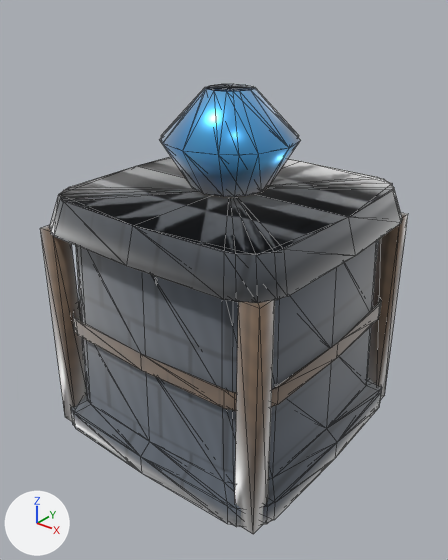
The glTF model public/assets/models/buildings/auto_rebuilder.glb, before and after one commit.
Both versions are drawn from a camera (50 mm lens) standing at (2.69, -3.44, 3.32) and looking at (0.04, -0.12, 1.27). Every picture has the same lights, and +X, +Y and +Z are marked at lower left. The picture after the commit comes second. Mesh edges are drawn as thin lines. Where no turn or scale is listed for an object, it has been applied to the vertices. Vertices at exactly the same position are counted once.

Before the edit, the objects in view are built like this:
```python
ob_lod0_prod_prop = bpy.data.objects.new('LOD0_PROD_prop', me_lod0_prod_prop_006)
ob_lod0_prod_prop.location = (0.0, 0.0, 0.0)
ob_lod0_prod_shell = bpy.data.objects.new('LOD0_PROD_shell', me_lod0_prod_shell_006)
ob_lod0_prod_shell.location = (0.0, 0.0, 0.0)
ob_lod1_prod_prop = bpy.data.objects.new('LOD1_PROD_prop', me_lod1_prod_prop_006)
ob_lod1_prod_prop.location = (0.0, 0.0, 0.0)
ob_lod1_prod_shell = bpy.data.objects.new('LOD1_PROD_shell', me_lod1_prod_shell_006)
ob_lod1_prod_shell.location = (0.0, 0.0, 0.0)
ob_lod2_prod_prop = bpy.data.objects.new('LOD2_PROD_prop', me_lod2_prod_prop_006)
ob_lod2_prod_prop.location = (0.0, 0.0, 0.0)
ob_lod2_prod_shell = bpy.data.objects.new('LOD2_PROD_shell', me_lod2_prod_shell_006)
ob_lod2_prod_shell.location = (0.0, 0.0, 0.0)
```
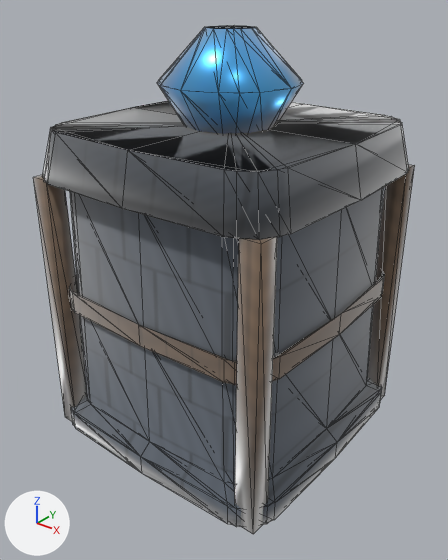
Where the change shows, as pixel boxes (x1, y1, x2, y2) in the pictures (448 x 560 px; the box of a moved part takes in the faces that stretch with it):
'LOD0_PROD_shell', reshaped (15% taller): before (40, 157, 408, 534); after (33, 101, 415, 534)
'LOD0_PROD_prop', moved: before (161, 84, 301, 197); after (159, 25, 304, 134)
'LOD1_PROD_shell', reshaped (15% taller): before (51, 157, 403, 527); after (44, 101, 409, 527)
'LOD2_PROD_shell', reshaped: before (61, 159, 391, 247); after (51, 101, 394, 172)
'LOD1_PROD_prop', moved: before (159, 85, 299, 197); after (157, 25, 301, 134)
'LOD2_PROD_prop', moved: before (208, 84, 253, 90); after (213, 25, 247, 29)
part 2 of me_lod0_prod_shell_006, moved or reshaped: before (49, 157, 401, 303); after (43, 101, 408, 240)
part 3 of me_lod0_prod_shell_006, moved or reshaped: before (73, 300, 380, 409); after (69, 277, 384, 383)
part 4 of me_lod0_prod_shell_006, moved or reshaped: before (142, 268, 366, 534); after (139, 210, 366, 534)
part 5 of me_lod0_prod_shell_006, moved or reshaped: before (40, 225, 150, 442); after (33, 175, 150, 442)
part 6 of me_lod0_prod_shell_006, moved or reshaped: before (332, 212, 408, 399); after (335, 164, 415, 399)
part 8 of me_lod1_prod_shell_006, moved or reshaped: before (51, 157, 403, 302); after (44, 101, 409, 239)
part 9 of me_lod1_prod_shell_006, moved or reshaped: before (73, 297, 382, 411); after (69, 271, 385, 385)
part 10 of me_lod1_prod_shell_006, moved or reshaped (mostly hidden): before (229, 301, 367, 485); after (229, 238, 367, 485)
part 11 of me_lod1_prod_shell_006, moved or reshaped: before (77, 246, 89, 401); after (71, 192, 89, 401)
part 12 of me_lod1_prod_shell_006, moved or reshaped (mostly hidden): before (366, 240, 378, 381); after (367, 187, 384, 380)

The change, as a list of edits to the scene's bpy script:
```text
Change me_lod0_prod_prop_006:
    remove me_lod0_prod_prop_006.from_pydata(...)  # 38 vertices, 72 faces; spans x -0.494..0.494, y -0.494..0.494, z 1.98..2.66
    add me_lod0_prod_prop_006.from_pydata(...)  # 38 vertices, 72 faces; spans x -0.494..0.494, y -0.494..0.494, z 2.36..3.04
    me_lod0_prod_prop_006 part 1: the whole mesh is moved by (0.0, 0.0, 0.38)
Change me_lod0_prod_shell_006:
    remove me_lod0_prod_shell_006.from_pydata(...)  # 189 vertices, 304 faces; spans x -1.04..1.04, y -1.05..1.04, z 0.0..1.95
    add me_lod0_prod_shell_006.from_pydata(...)  # 189 vertices, 304 faces; spans x -1.04..1.04, y -1.05..1.04, z 0.0..2.42
    me_lod0_prod_shell_006 part 2: the loose piece of 34 vertices spanning x -1.04..1.04, y -1.05..1.04, z 1.7..1.95 is scaled about its middle by (1, 1, 1.36), then moved by (0.0, 0.0, 0.42)
    me_lod0_prod_shell_006 part 3: the loose piece of 32 vertices spanning x -0.98..0.98, y -0.98..0.98, z 0.88..1.02 is scaled about the mesh origin by (1, 1, 1.22)
    me_lod0_prod_shell_006 part 4: 14 of the vertices in x 0.0..0.98, y -0.98..0.0, z 0.93..1.7 are scaled about the mesh origin by (1, 1, 1.22)
    me_lod0_prod_shell_006 part 5: 12 of the vertices in x -0.98..-0.64, y -0.98..0.0, z 0.93..1.7 are scaled about the mesh origin by (1, 1, 1.22)
    me_lod0_prod_shell_006 part 6: 10 of the vertices in x 0.64..0.98, y 0.64..0.98, z 0.94..1.7 are scaled about the mesh origin by (1, 1, 1.22)
    other edits to the shape of me_lod0_prod_shell_006 do not show in these pictures
Change me_lod1_prod_prop_006:
    remove me_lod1_prod_prop_006.from_pydata(...)  # 26 vertices, 48 faces; spans x -0.494..0.494, y -0.494..0.494, z 1.98..2.66
    add me_lod1_prod_prop_006.from_pydata(...)  # 26 vertices, 48 faces; spans x -0.494..0.494, y -0.494..0.494, z 2.36..3.04
    me_lod1_prod_prop_006 part 7: the whole mesh is moved by (0.0, 0.0, 0.38)
Change me_lod1_prod_shell_006:
    remove me_lod1_prod_shell_006.from_pydata(...)  # 111 vertices, 180 faces; spans x -1.04..1.04, y -1.05..1.04, z 0.0..1.95
    add me_lod1_prod_shell_006.from_pydata(...)  # 111 vertices, 180 faces; spans x -1.04..1.04, y -1.05..1.04, z 0.0..2.42
    me_lod1_prod_shell_006 part 8: the loose piece of 26 vertices spanning x -1.04..1.04, y -1.05..1.04, z 1.7..1.95 is scaled about its middle by (1, 1, 1.36), then moved by (0.0, 0.0, 0.42)
    me_lod1_prod_shell_006 part 9: the loose piece of 24 vertices spanning x -0.98..0.98, y -0.98..0.98, z 0.88..1.02 is scaled about the mesh origin by (1, 1, 1.22)
    me_lod1_prod_shell_006 part 10: 8 of the vertices in x 0.0..0.94, y -0.94..0.0, z 0.93..1.7 are scaled about the mesh origin by (1, 1, 1.22)
    me_lod1_prod_shell_006 part 11: 6 of the vertices in x -0.94..-0.71, y -0.89..0.0, z 0.93..1.7 are scaled about the mesh origin by (1, 1, 1.22)
    me_lod1_prod_shell_006 part 12: 4 of the vertices in x 0.71..0.89, y 0.71..0.89, z 0.94..1.7 are scaled about the mesh origin by (1, 1, 1.22)
    other edits to the shape of me_lod1_prod_shell_006 do not show in these pictures
Change me_lod2_prod_prop_006:
    remove me_lod2_prod_prop_006.from_pydata(...)  # 20 vertices, 36 faces; spans x -0.494..0.494, y -0.428..0.428, z 1.98..2.66
    add me_lod2_prod_prop_006.from_pydata(...)  # 20 vertices, 36 faces; spans x -0.494..0.494, y -0.428..0.428, z 2.36..3.04
    me_lod2_prod_prop_006 part 13: the whole mesh is moved by (0.0, 0.0, 0.38)
Change me_lod2_prod_shell_006:
    remove me_lod2_prod_shell_006.from_pydata(...)  # 59 vertices, 104 faces; spans x -1.04..1.04, y -1.05..1.04, z 0.0..1.95
    add me_lod2_prod_shell_006.from_pydata(...)  # 59 vertices, 104 faces; spans x -1.04..1.04, y -1.05..1.04, z 0.0..2.42
    me_lod2_prod_shell_006 part 14: the loose piece of 18 vertices spanning x -1.04..1.04, y -1.05..1.04, z 1.7..1.95 is scaled about its middle by (1, 1, 1.36), then moved by (0.0, 0.0, 0.42)
    other edits to the shape of me_lod2_prod_shell_006 do not show in these pictures
```
